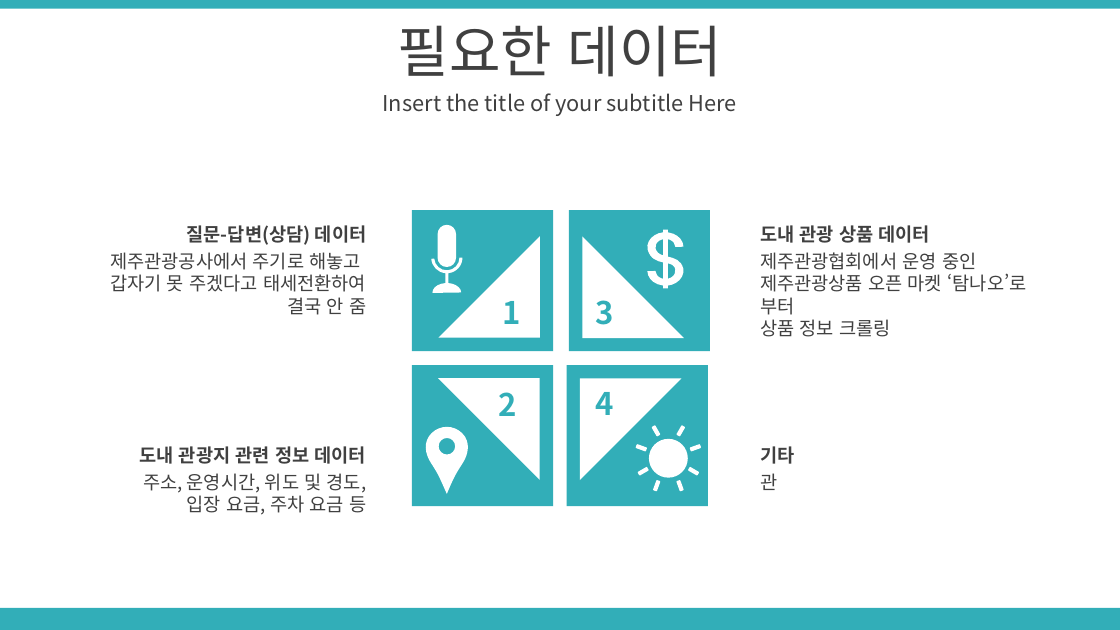
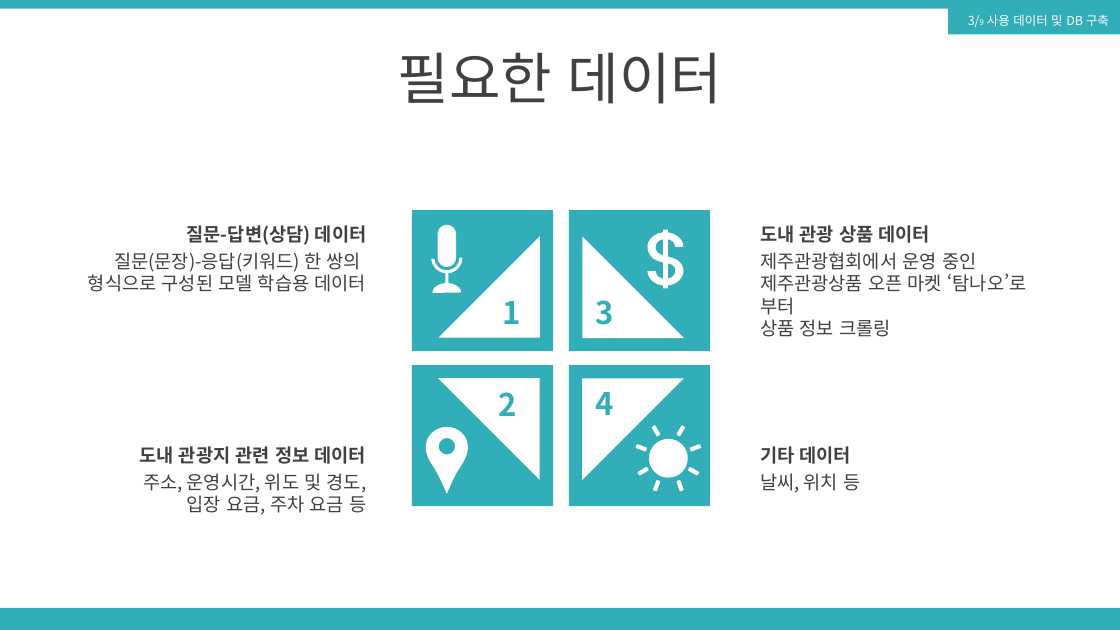
Before and after one commit to CityHopper/BM_JTO_TouristInfo, a slide deck: slide 8 of Project Documents/제주도 관광지 정보 상담 업무 자동화 서비스(챗봇) 개발.pptx (slide 11 before the commit). Drawn at 1120x630 pixels with LibreOffice and Linux fonts; fonts in the diff are those of the drawing. Boxes give left, top, right and bottom in pixels: in the first picture for what was removed or moved away, otherwise in the second. Text is boxed around its words. In the diff, an @@ line names an element or a change of style, - is before the commit and + after.

```diff
--- a/Project Documents/제주도 관광지 정보 상담 업무 자동화 서비스(챗봇) 개발.pptx
+++ b/Project Documents/제주도 관광지 정보 상담 업무 자동화 서비스(챗봇) 개발.pptx
@@ rectangle added at (948,8,1120,35), fill #32AEB8, 8 pt, text #FFFFFF @@
+3/9 사용 데이터 및 DB 구축
@@ text "필요한 데이터": place and size @@
-text "필요한 데이터" at (398,25,723,77)
+text "필요한 데이터" at (398,52,723,104)
@@ text removed at (383,93,736,116) @@
-Insert the title of your subtitle Here
@@ text at (88,252,366,292): text changed @@
-제주관광공사에서 주기로 해놓고
-갑자기 못 주겠다고 태세전환하여
-결국 안 줌
+질문(문장)-응답(키워드) 한 쌍의
+형식으로 구성된 모델 학습용 데이터
@@ text at (760,446,851,464): text changed @@
-기타
+기타 데이터
@@ text at (760,473,860,493): text changed @@
-관
+날씨, 위치 등
```
Also in this commit, not shown: 6 other slides changed, 12 slides added, 4 slides removed, 1 other file.
